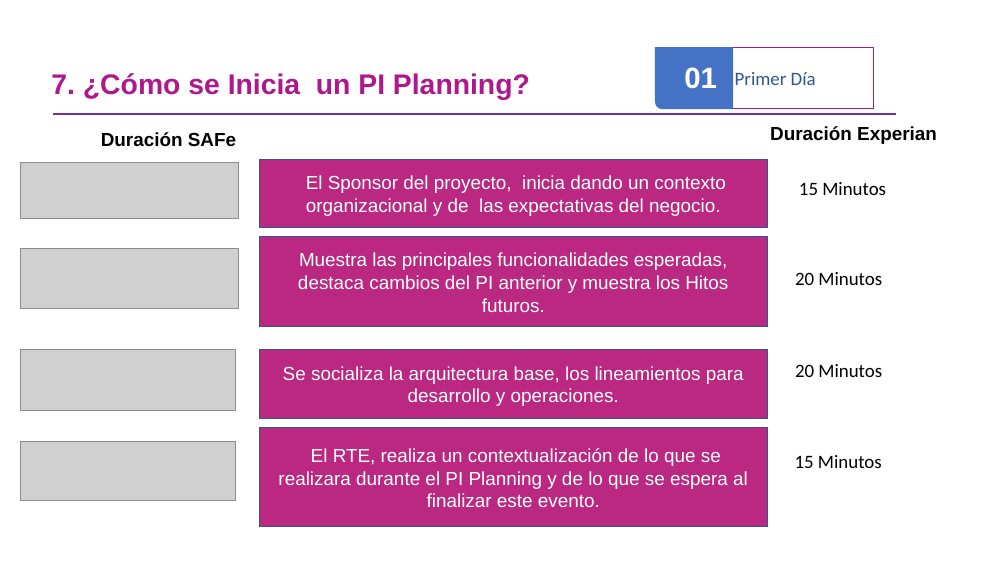
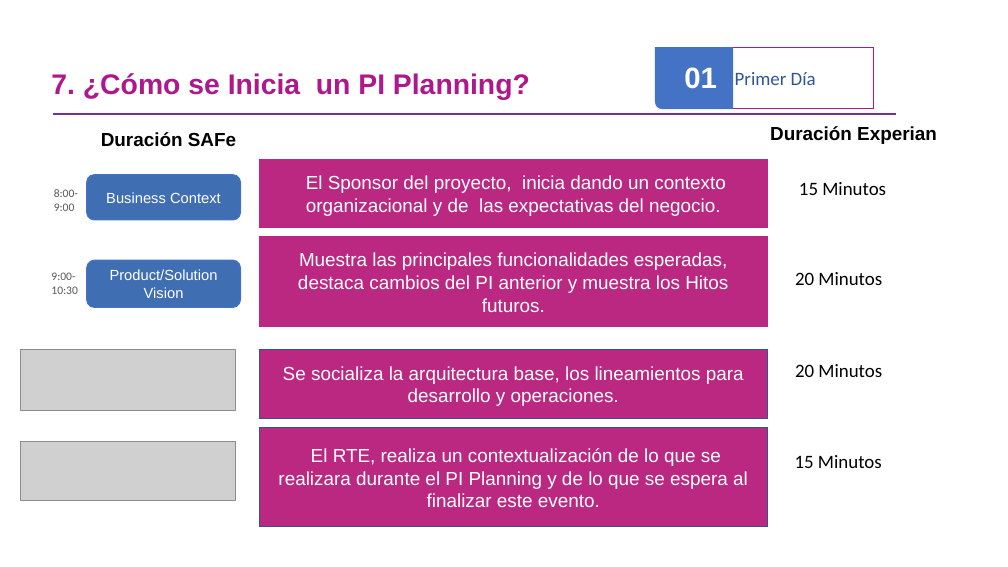
Before and after one commit to omesan/Agile, a slide deck: slide 11 of Stefanini/Stefanini.Clientes/Stefanini.Cliente.Experian/Guia PIPlanning _ExperianV1.0 (002) (003)_REV SH (01).pptx. Drawn at 1008x567 pixels with LibreOffice and Linux fonts; fonts in the diff are those of the drawing; grey boxes stand for pictures. Boxes give left, top, right and bottom in pixels: in the first picture for what was removed or moved away, otherwise in the second. Text is boxed around its words. In the diff, an @@ line names an element or a change of style, - is before the commit and + after.

```diff
--- a/Stefanini/Stefanini.Clientes/Stefanini.Cliente.Experian/Guia PIPlanning _ExperianV1.0 (002) (003)_REV SH (01).pptx
+++ b/Stefanini/Stefanini.Clientes/Stefanini.Cliente.Experian/Guia PIPlanning _ExperianV1.0 (002) (003)_REV SH (01).pptx
@@ picture removed at [21, 163, 239, 219] @@
@@ rounded rectangle added at [87, 175, 240, 220], fill #406EB3, outline #4472C4 1 pt, 14 pt, text #FFFFFF @@
+Business Context
@@ rectangle "El Sponsor del proyecto, inicia ..." at [259, 160, 768, 228]: outline #325491 1 pt to #BA2881 1 pt @@
@@ text added at [54, 189, 78, 211], 11 pt, text #575756 @@
+8:00-
+9:00
@@ rectangle "Muestra las principales funcionalidades esperadas, ..." at [259, 237, 768, 327]: outline #325491 1 pt to #BA2881 1 pt @@
@@ picture removed at [21, 249, 239, 309] @@
@@ rounded rectangle added at [87, 260, 240, 308], fill #406EB3, outline #4472C4 1 pt, 14 pt, text #FFFFFF @@
+Product/Solution
+Vision
@@ text added at [51, 272, 78, 294], 11 pt, text #575756 @@
+9:00-
+10:30
```
